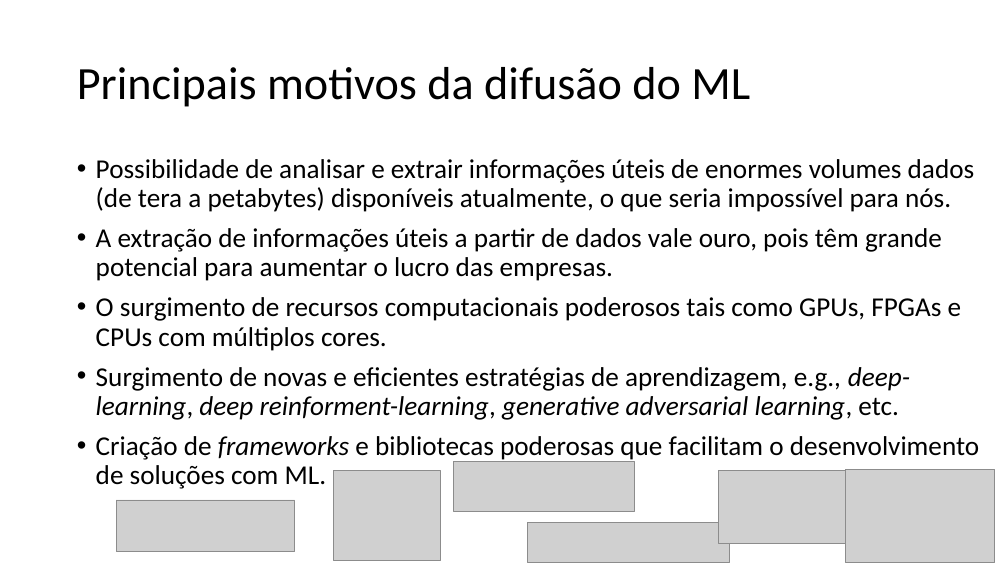
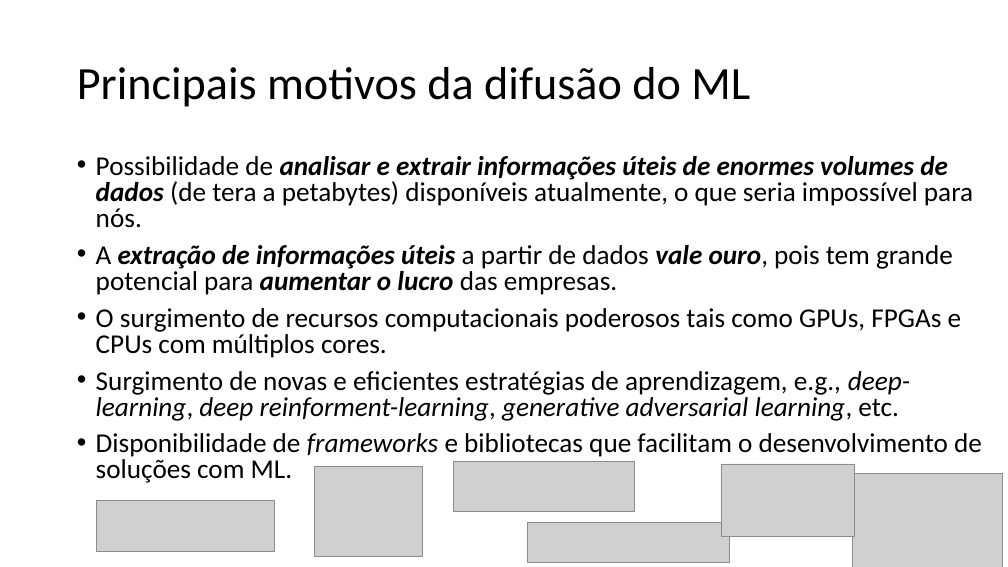
Before and after one commit to zz4fap/t319_aprendizado_de_maquina, a slide deck: slide 14 of slides/T319_Introdução.pptx. Drawn at 1008x567 pixels with LibreOffice and Linux fonts; fonts in the diff are those of the drawing; grey boxes stand for pictures. Boxes give left, top, right and bottom in pixels: in the first picture for what was removed or moved away, otherwise in the second. Text is boxed around its words. In the diff, an @@ line names an element or a change of style, - is before the commit and + after.

```diff
--- a/slides/T319_Introdução.pptx
+++ b/slides/T319_Introdução.pptx
@@ text at (x1=96, y1=156, x2=973, y2=295): text changed @@
-• Possibilidade de analisar e extrair informações úteis de enormes volumes dados (de tera a petabytes) disponíveis atualmente, o que seria impossível para nós.
-• A extração de informações úteis a partir de dados vale ouro, pois têm grande potencial para aumentar o lucro das empresas.
+• Possibilidade de analisar e extrair informações úteis de enormes volumes de dados (de tera a petabytes) disponíveis atualmente, o que seria impossível para nós.
+• A extração de informações úteis a partir de dados vale ouro, pois tem grande potencial para aumentar o lucro das empresas.
@@ text at (x1=96, y1=308, x2=962, y2=421): line spacing 0.9 to 0.8 @@
@@ text at (x1=96, y1=433, x2=982, y2=483): text changed @@
-• Criação de frameworks e bibliotecas poderosas que facilitam o desenvolvimento de soluções com ML.
+• Disponibilidade de frameworks e bibliotecas que facilitam o desenvolvimento de soluções com ML.
@@ picture moved from (x1=333, y1=471, x2=441, y2=560) to (x1=315, y1=467, x2=422, y2=556) @@
@@ picture moved from (x1=719, y1=471, x2=853, y2=543) to (x1=721, y1=464, x2=855, y2=536) @@
@@ picture moved from (x1=845, y1=469, x2=995, y2=562) to (x1=853, y1=474, x2=1003, y2=567) @@
@@ picture moved from (x1=116, y1=500, x2=295, y2=552) to (x1=96, y1=500, x2=274, y2=552) @@
```
Also in this commit, not shown: 17 other slides changed, 1 other file.
